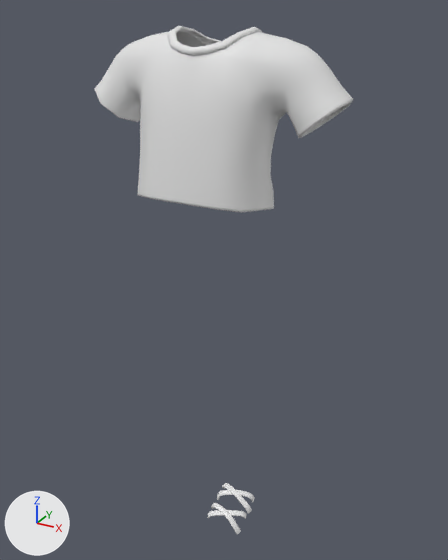
Before and after pictures for a commit that changed the Blender file Data/Shaina/Blender/Clothes/Clothes4.blend.
Camera for both pictures: a 50 mm lens placed at (0.629, -1.077, 1.195), pointed at (0.019, 0.032, 0.64). The axes (+X, +Y, +Z) are drawn at lower left. The lights are the same throughout.

Objects in the first picture: 'Casual_Shirt_01'.
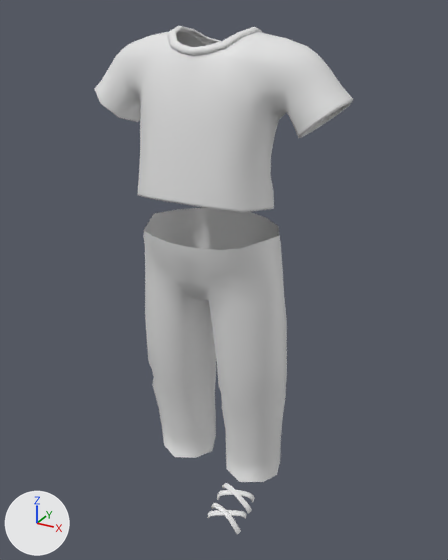
Diff of the bpy script that builds the scene:
```diff
--- a/Data/Shaina/Blender/Clothes/Clothes4.blend.py
+++ b/Data/Shaina/Blender/Clothes/Clothes4.blend.py
@@ ob_casual_pants_01 @@
 _m = ob_casual_pants_01.modifiers.new('Mirror', 'MIRROR')
 _m.use_axis = (False, False, True)
-ob_casual_pants_01.hide_set(True)
```

Pixel boxes [x1, y1, x2, y2] of what changed, in the pictures (448 x 560 px):
'Casual_Pants_01', shown
    after: [143, 208, 287, 482]
